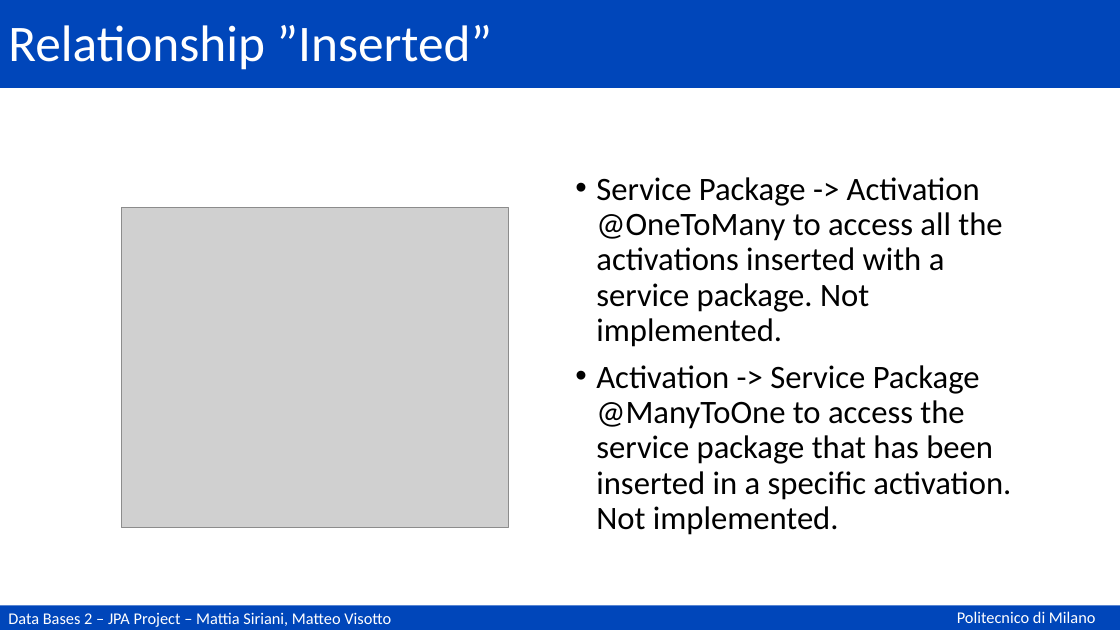
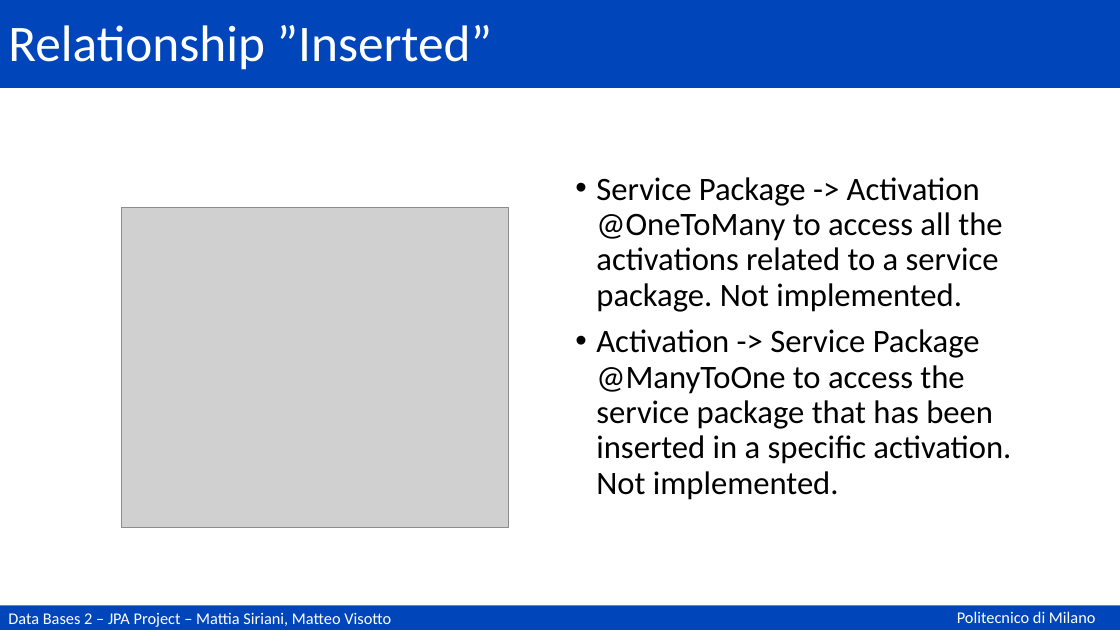
Before and after one commit to matteovisotto/DB2-SirianiVisotto, a slide deck: slide 66 of Documentation.pptx. Drawn at 1120x630 pixels with LibreOffice and Linux fonts; fonts in the diff are those of the drawing; grey boxes stand for pictures. Boxes give left, top, right and bottom in pixels: in the first picture for what was removed or moved away, otherwise in the second. Text is boxed around its words. In the diff, an @@ line names an element or a change of style, - is before the commit and + after.

```diff
--- a/Documentation.pptx
+++ b/Documentation.pptx
@@ text at (596, 177, 1002, 312): text changed @@
-• Service Package -> Activation @OneToMany to access all the activations inserted with a service package. Not implemented.
+• Service Package -> Activation @OneToMany to access all the activations related to a service package. Not implemented.
```
Also in this commit, not shown: 11 other slides changed, 3 other files.
